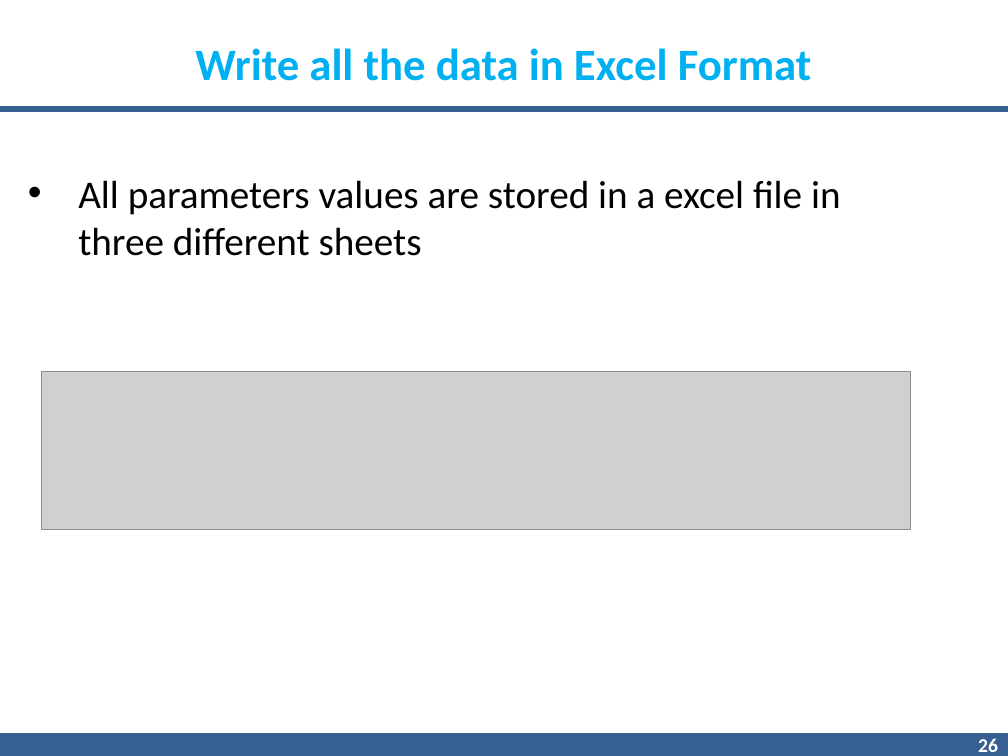
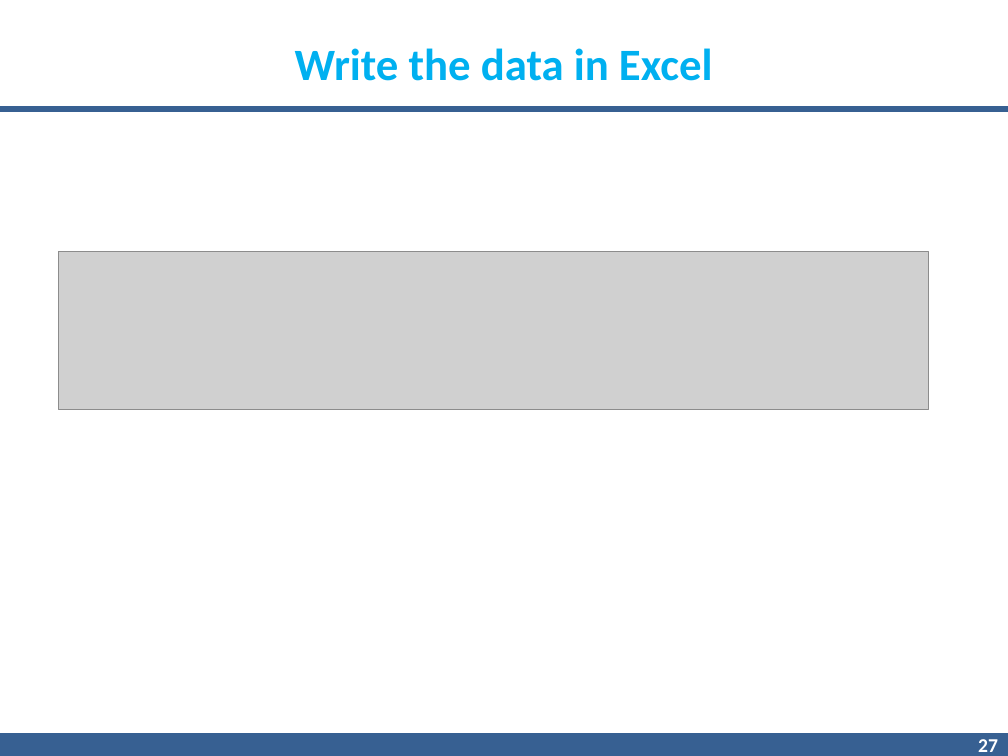
Before and after one commit to gnnain/Pcap_Reader, a slide deck: slide 27 of 7.pptx (slide 26 before the commit). Drawn at 1008x756 pixels with LibreOffice and Linux fonts; fonts in the diff are those of the drawing; grey boxes stand for pictures; background and template pictures are left out. Boxes give left, top, right and bottom in pixels: in the first picture for what was removed or moved away, otherwise in the second. Text is boxed around its words. In the diff, an @@ line names an element or a change of style, - is before the commit and + after.

```diff
--- a/7.pptx
+++ b/7.pptx
@@ text at bbox=[295, 48, 713, 81]: text changed @@
-Write all the data in Excel Format
+Write the data in Excel
@@ text removed at bbox=[78, 180, 841, 256] @@
-• All parameters values are stored in a excel file in three different sheets
@@ picture: place and size @@
-picture at bbox=[41, 371, 910, 529]
+picture at bbox=[58, 252, 927, 410]
@@ page number at bbox=[978, 739, 998, 752]: text changed @@
-26
+27
```
Also in this commit, not shown: 12 other slides changed, 2 slides added, 2 slides removed, 2 other files.
